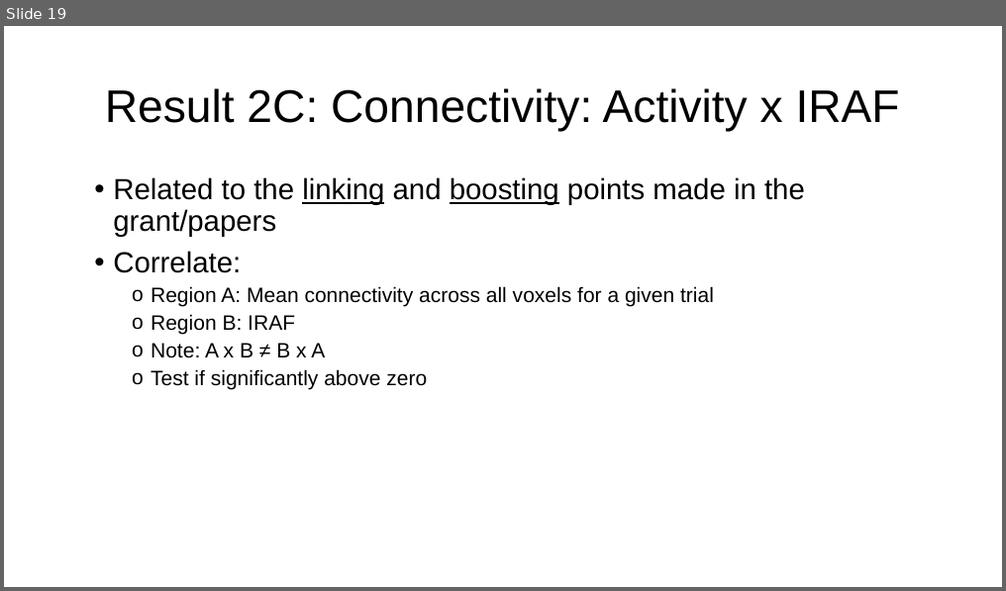
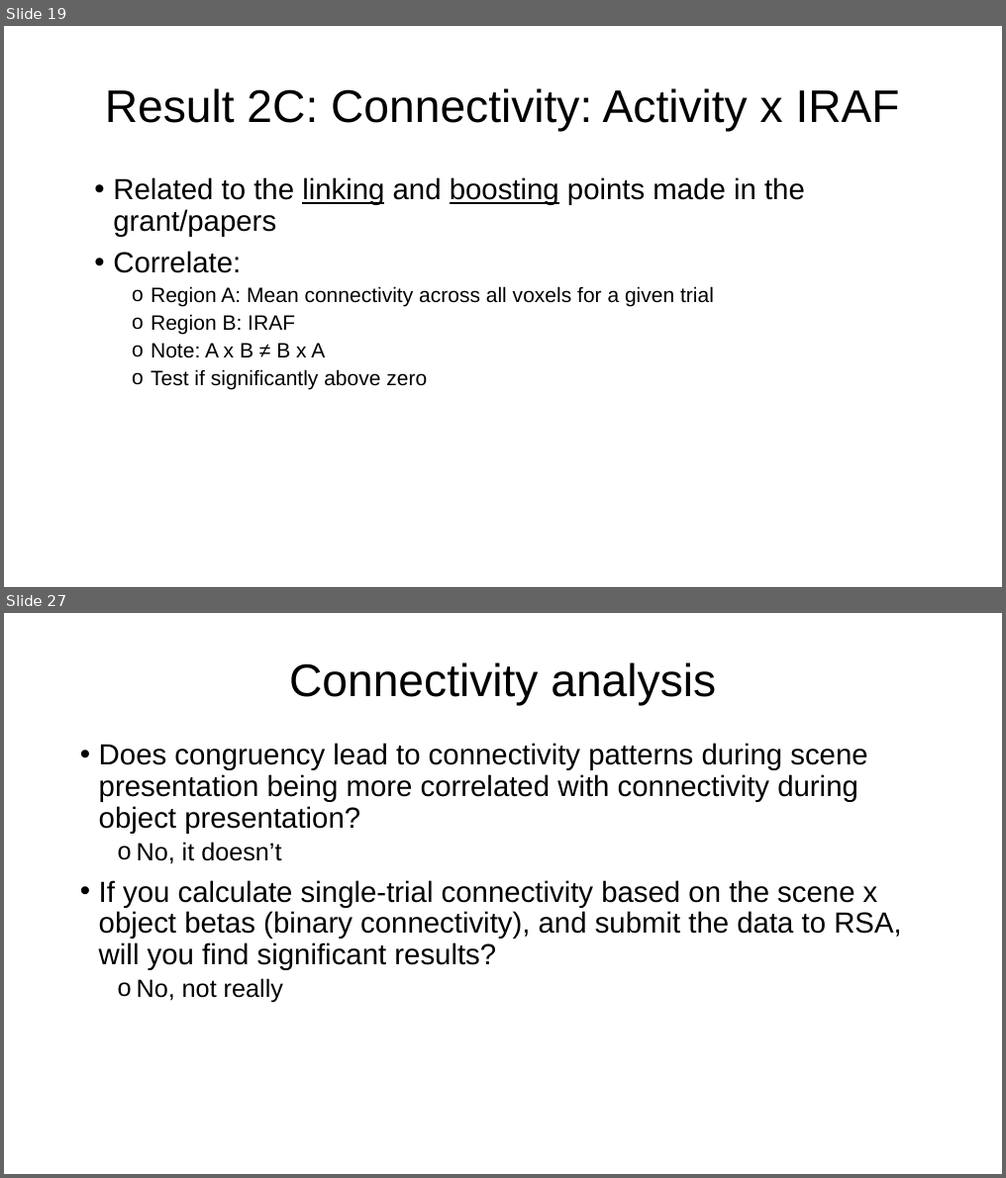
Before and after one commit to paulcbogdan/SchemeRep_PB, a slide deck: SchemeRep_PB_Sep27.pptx. Shown one above the other, each under a label of ours: slide 19 before the commit, slides 19 and 27 after it; the slides between them are not shown. The pictures are 1006x591 and 1006x1178 pixels, drawn with LibreOffice and Linux fonts; fonts in the diff are those of the drawing. Boxes give left, top, right and bottom in pixels: in the first picture for what was removed or moved away, otherwise in the second. Text is boxed around its words. In the diff, an @@ line names an element or a change of style, - is before the commit and + after.

```diff
--- a/SchemeRep_PB_Sep27.pptx
+++ b/SchemeRep_PB_Sep27.pptx
@@ slide 27 added at (x1=4, y1=613, x2=1002, y2=1174), background #FFFFFF @@
@@ title added at (x1=289, y1=663, x2=716, y2=706), 44 pt, text #000000 @@
+Connectivity analysis
@@ text added at (x1=99, y1=743, x2=902, y2=1003), 28 pt, text #000000 @@
+• Does congruency lead to connectivity patterns during scene presentation being more correlated with connectivity during object presentation?
+  o No, it doesn’t
+• If you calculate single-trial connectivity based on the scene x object betas (binary connectivity), and submit the data to RSA, will you find significant results?
+  o No, not really
```
Also in this commit, not shown: 6 slides changed, 4 other slides added, 10 other files.
